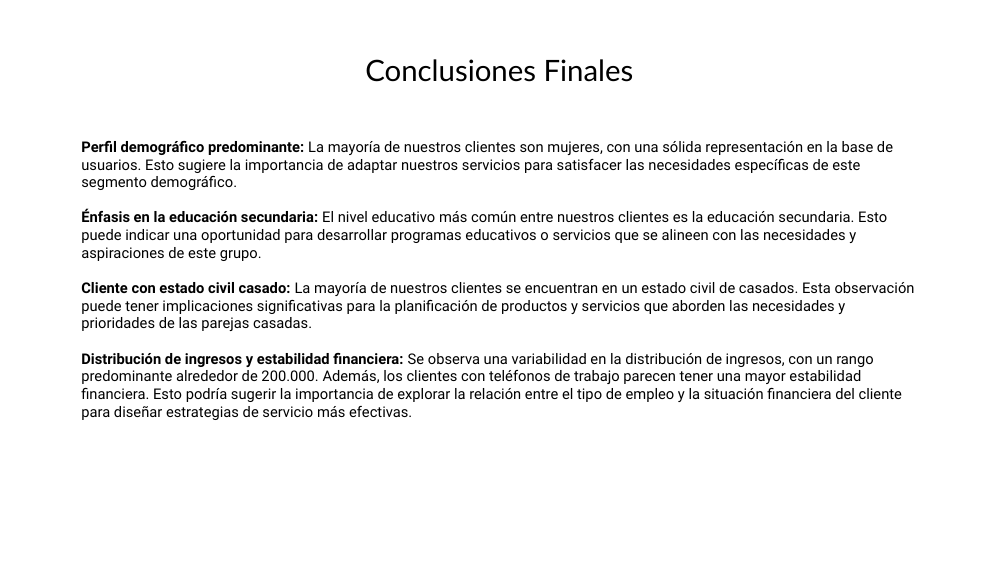
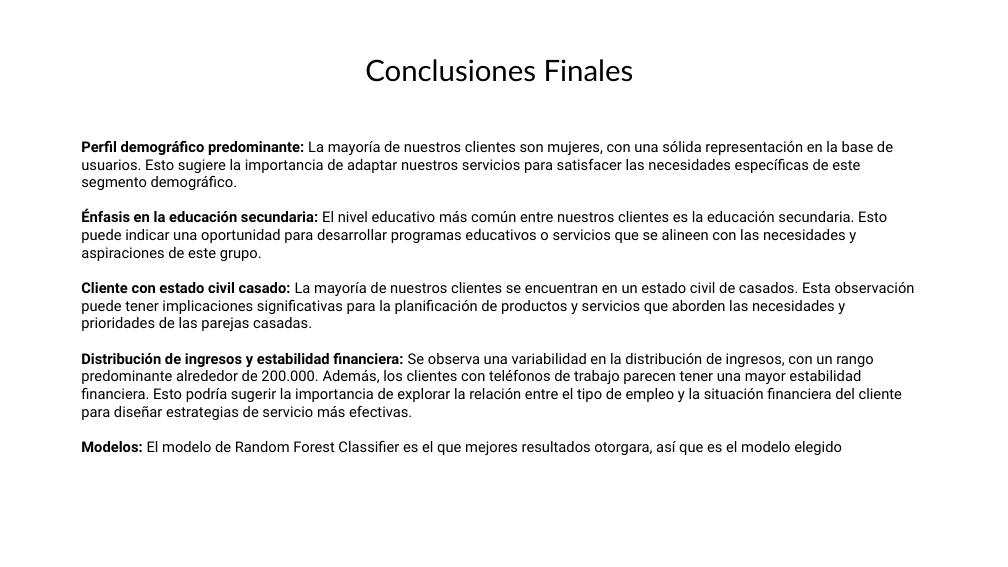
Before and after one commit to brayan084/pre-entregas, a slide deck: slide 8 of Predicción de aprobación de tarjeta de crédito.pptx (slide 7 before the commit). Drawn at 1008x567 pixels with LibreOffice and Linux fonts; fonts in the diff are those of the drawing. Boxes give left, top, right and bottom in pixels: in the first picture for what was removed or moved away, otherwise in the second. Text is boxed around its words. In the diff, an @@ line names an element or a change of style, - is before the commit and + after.

```diff
--- a/Predicción de aprobación de tarjeta de crédito.pptx
+++ b/Predicción de aprobación de tarjeta de crédito.pptx
@@ text at <box>81,441,842,455</box>: paragraph added @@
+Modelos: El modelo de Random Forest Classifier es el que mejores resultados otorgara, así que es el modelo elegido
```
Also in this commit, not shown: 1 other slide changed, 1 slide added, 1 other file.
